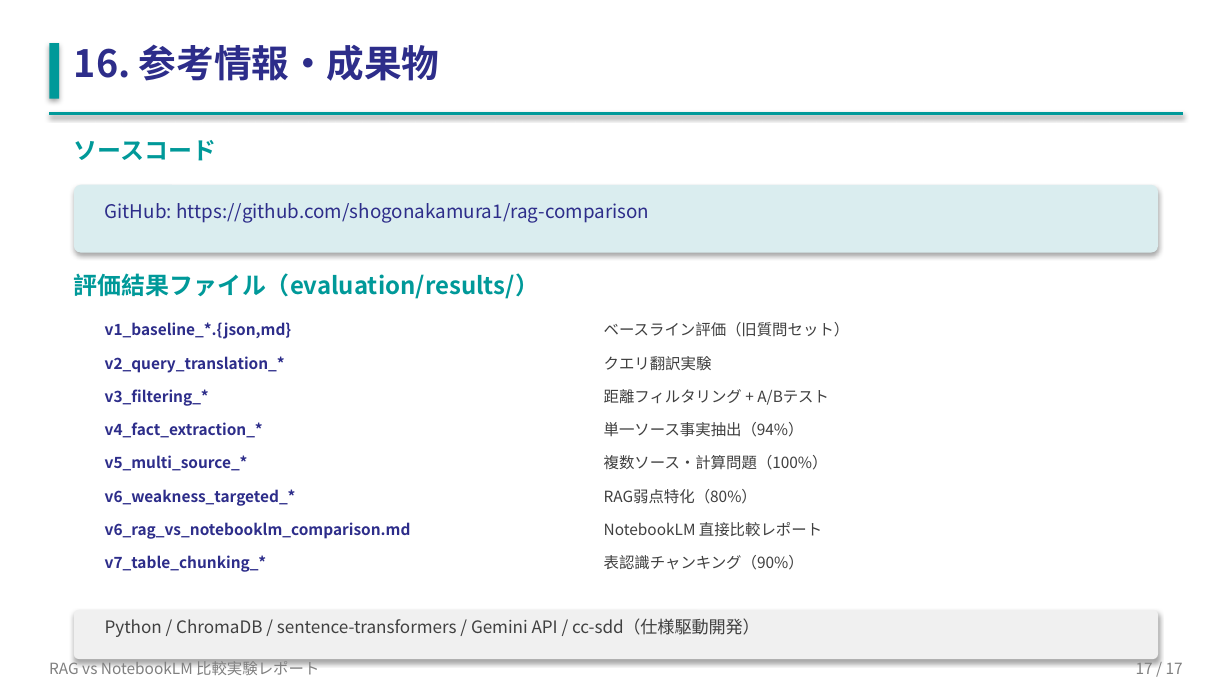
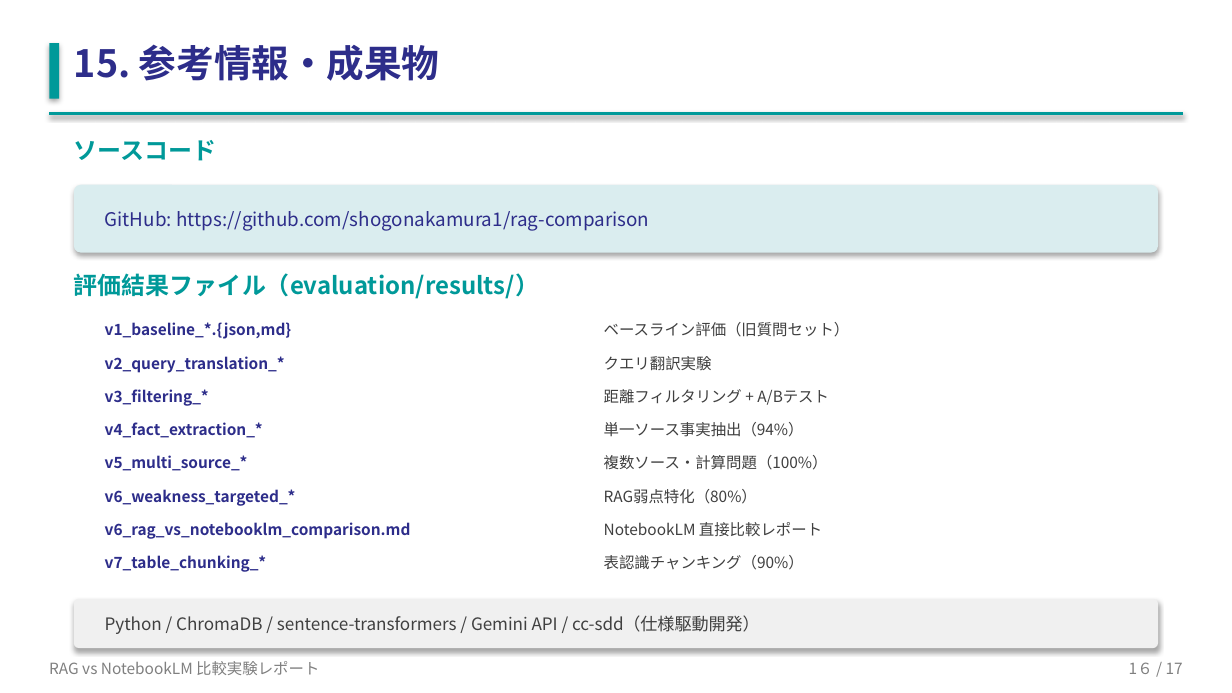
Before and after one commit to shogonakamura1/rag-comparison, a slide deck: slide 16 of RAG_vs_NotebookLM_report.pptx (slide 17 before the commit). Drawn at 1232x693 pixels with LibreOffice and Linux fonts; fonts in the diff are those of the drawing. Boxes give left, top, right and bottom in pixels: in the first picture for what was removed or moved away, otherwise in the second. Text is boxed around its words. In the diff, an @@ line names an element or a change of style, - is before the commit and + after.

```diff
--- a/RAG_vs_NotebookLM_report.pptx
+++ b/RAG_vs_NotebookLM_report.pptx
@@ text at box(74, 44, 440, 81): text changed @@
-16. 参考情報・成果物
+15. 参考情報・成果物
@@ text "GitHub: https://github.com/shogonakamura1/rag-comparison": place and size @@
-text "GitHub: https://github.com/shogonakamura1/rag-comparison" at box(105, 203, 649, 223)
+text "GitHub: https://github.com/shogonakamura1/rag-comparison" at box(105, 211, 649, 231)
@@ rounded rectangle: place and size @@
-rounded rectangle at box(74, 610, 1158, 659)
+rounded rectangle at box(74, 599, 1158, 648)
@@ text at box(1129, 662, 1183, 674): text changed @@
-17 / 17
+1６ / 17
```
Also in this commit, not shown: 13 other slides changed, 5 other files.
